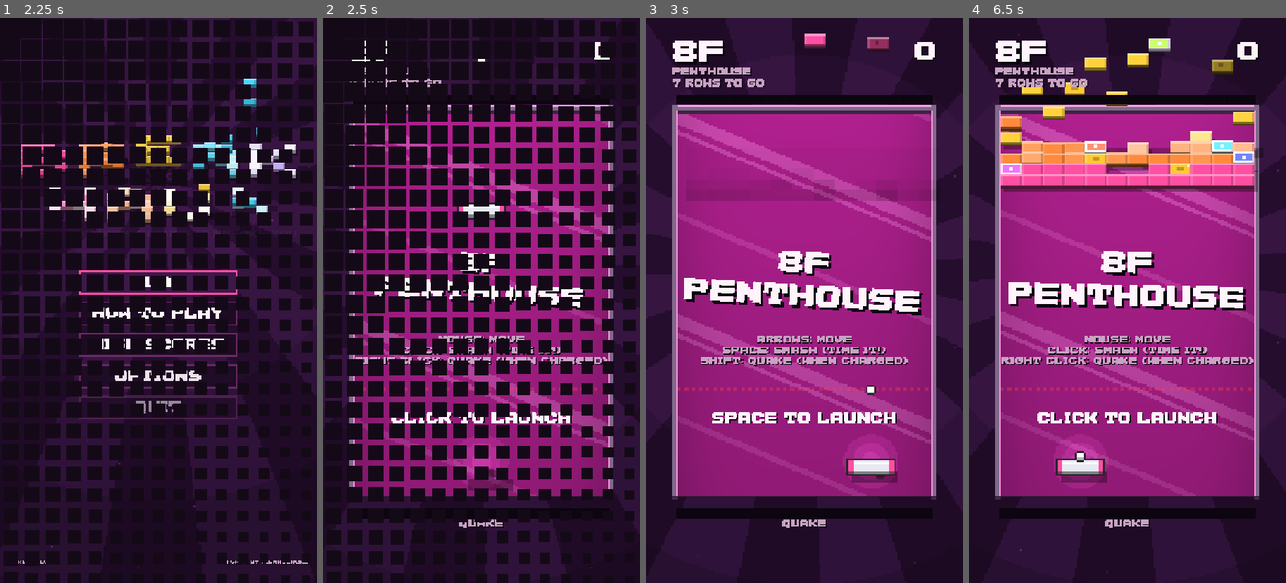
Above: before the commit, frames 1-4 (left to right).
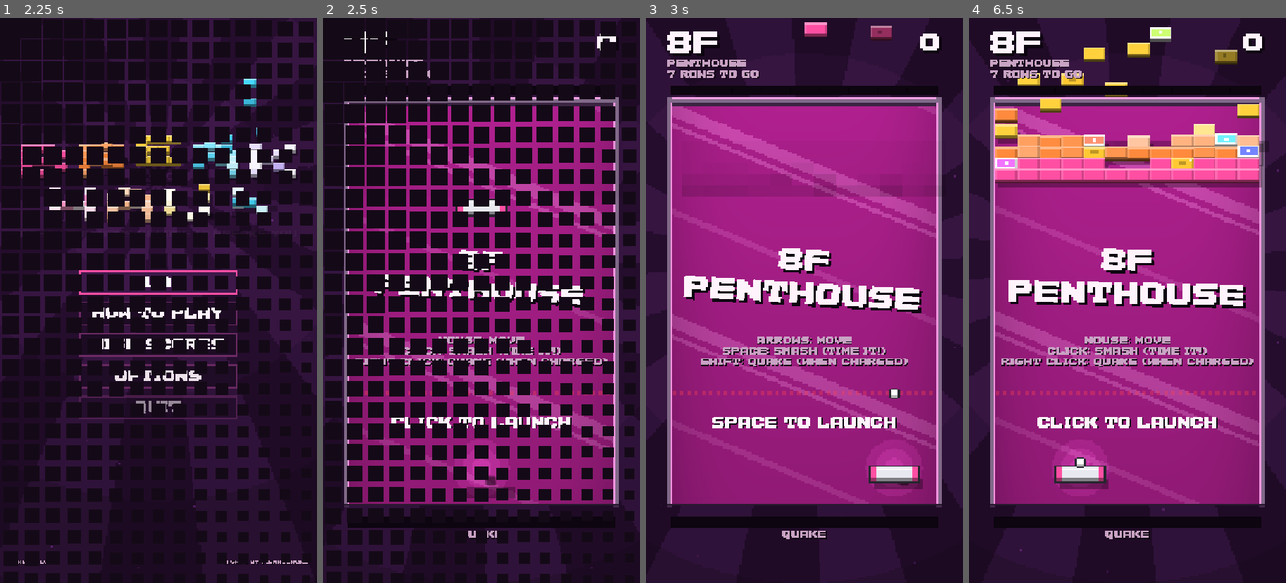
Above: after the commit, the same moments.

Repository: Pigmassacre/Breakhaus
Game: Godot game, scene res://src/main.tscn
Same seed, same stepped clock (60 frames per second), same inputs: the game is played once before the commit and once after it.
Inputs (mouse positions are in pixels of both pictures, inside the frame that each line leads up to):
- Up to frame 1 (2.25 s): tap Enter (ui_accept) at 0.5, 0.77 s; move the mouse to (228, 272) at 0.52 s; hold Right (move_right) 0.53-1.25 s; hold Shift (quake) 0.53-1.25 s; click (228, 272) at 0.67 s; drag from (95, 328) to (142, 413) at 1.27 s; click "PLAY" at 2 s
- Up to frame 2 (2.5 s): no input
- Up to frame 3 (3 s): tap Enter (ui_accept) at 2.75 s; move the mouse to (836, 176) at 2.77 s; hold Right (move_right) from 2.78 s (still down); hold Space (smash) from 2.78 s (still down)
- Up to frame 4 (6.5 s): tap Shift (quake) at 3.05 s; release Right (move_right) at 3.5 s; release Space (smash) at 3.5 s; drag from (1111, 413) to (1032, 215) at 3.52 s; tap Enter (ui_accept) at 4.25, 4.52, 5.75 s; move the mouse to (1222, 385) at 4.27 s; hold Left (move_left) 4.28-5 s; hold Shift (quake) 4.28-5 s; tap E at 4.35 s; tap Escape (pause) at 4.9 s; click "RESTART" at 5 s; drag from (1032, 215) to (1079, 159) at 5.77 s

Frame 1 is identical in both runs. In frame 2, 9.4% of the frame differs, in the area x 6-94%, y 2-93%; in frame 3, 23%; in frame 4, 28%, in the area x 6-94%, y 1-93%.

Commit message:
A wide layout: the board as tall as the screen, the HUD beside it
On a landscape screen the board zooms to fill the height, with the floor
and the haus to its left and the score and pickups to its right. On a
tall one the board grows to the width when there is height to spare.

Co-Authored-By: Claude Opus 5.5 <noreply@anthropic.com>

Diff:
--- a/src/play/hud.gd
+++ b/src/play/hud.gd
@@ -11,8 +11,13 @@
 signal quake_pressed
 
 var board: Board
-## The board's rect on screen, set by the game as the screen changes shape.
+## The board's rect on screen, set by the game as the screen changes shape, and how much it is zoomed.
 var board_rect := Rect2()
+var zoom := 1.0
+## Laid out for a wide screen: the HUD beside the board, not over it.
+var wide := false
+## Where the icons of the pickups running go.
+var _effects_at := Vector2.ZERO
 
 var _floor_label: Label
 var _floor_name: Label
@@ -97,33 +102,57 @@
 	_shown_score = board.score
 
 
-## Puts everything in its place round the board's rect on screen.
-func layout(rect: Rect2) -> void:
+## Puts everything in its place round the board's rect on screen (the board drawn `zoom` times its size).
+## On a wide screen the floor and the haus go to the left of the board and the score to its right;
+## on a tall one they go over it.
+func layout(rect: Rect2, zoom: float) -> void:
 	board_rect = rect
-	var top := rect.position.y - Balance.WALL - Balance.BLOCK_DEPTH
-	var x0 := rect.position.x - Balance.WALL
-	var x1 := rect.end.x + Balance.WALL
+	self.zoom = zoom
+	var view := get_viewport().get_visible_rect().size
+	var top := rect.position.y - (Balance.WALL + Balance.BLOCK_DEPTH) * zoom
+	var x0 := rect.position.x - Balance.WALL * zoom
+	var x1 := rect.end.x + Balance.WALL * zoom
 	var width := x1 - x0
-	_place(_floor_label, Rect2(x0, top - 150, width * 0.4, 60))
-	_place(_floor_name, Rect2(x0, top - 88, width * 0.6, 24))
-	_place(_rows_label, Rect2(x0, top - 62, width * 0.6, 24))
-	_place(_score_label, Rect2(x0 + width * 0.35, top - 146, width * 0.65, 50))
-	_place(_best_label, Rect2(x0 + width * 0.4, top - 88, width * 0.6, 24))
-	_place(_combo_label, Rect2(rect.get_center().x - 120, rect.position.y + 30, 240, 40))
-	_place(_combo_mult, Rect2(rect.get_center().x - 120, rect.position.y + 72, 240, 24))
-	_place(_message, Rect2(rect.position.x - 60, rect.position.y + rect.size.y * 0.36, rect.size.x + 120, 70))
-	_place(_prompt, Rect2(rect.position.x - 60, rect.position.y + Balance.PADDLE_Y - 130, rect.size.x + 120, 40))
-	_place(_help, Rect2(rect.position.x - 60, rect.position.y + Balance.PADDLE_Y - 330, rect.size.x + 120, 130))
-	_place(_quake_label, Rect2(x0, rect.end.y + 52, width, 24))
-	var bottom := rect.end.y + Balance.BLOCK_DEPTH + 16
-	_place(_pause_button, Rect2(x1 - 84, top - 210 if top > 260 else 12, 84, 64))
-	_place(_quake_button, Rect2(x1 - 210, bottom + 74, 210, 72))
-	var view := get_viewport().get_visible_rect().size
+	wide = view.x > view.y * 1.05
+	var align_left := HORIZONTAL_ALIGNMENT_LEFT
+	var align_right := HORIZONTAL_ALIGNMENT_RIGHT
+	if wide:
+		var column := minf(x0 - 60.0, 520.0)
+		_place(_floor_label, Rect2(x0 - 40 - column, top + 10, column, 60))
+		_place(_floor_name, Rect2(x0 - 40 - column, top + 76, column, 24))
+		_place(_rows_label, Rect2(x0 - 40 - column, top + 104, column, 24))
+		_place(_score_label, Rect2(x1 + 40, top + 14, column, 50))
+		_place(_best_label, Rect2(x1 + 40, top + 76, column, 24))
+		_effects_at = Vector2(x1 + 40, top + 120)
+		for l: Label in [_floor_label, _floor_name, _rows_label]:
+			l.horizontal_alignment = align_right
+		for l: Label in [_score_label, _best_label]:
+			l.horizontal_alignment = align_left
+		_tower.visible = column >= Tower.WIDTH + 140.0
+		_place(_tower, Rect2(x0 - 40 - column, top + 150, column, rect.end.y - top - 150))
+	else:
+		_place(_floor_label, Rect2(x0, top - 150, width * 0.4, 60))
+		_place(_floor_name, Rect2(x0, top - 88, width * 0.6, 24))
+		_place(_rows_label, Rect2(x0, top - 62, width * 0.6, 24))
+		_place(_score_label, Rect2(x0 + width * 0.35, top - 146, width * 0.65, 50))
+		_place(_best_label, Rect2(x0 + width * 0.4, top - 88, width * 0.6, 24))
+		_effects_at = Vector2(rect.position.x, top - Balance.PX * 18.0)
+		for l: Label in [_floor_label, _floor_name, _rows_label]:
+			l.horizontal_alignment = align_left
+		for l: Label in [_score_label, _best_label]:
+			l.horizontal_alignment = align_right
+		_tower.visible = false
+	var at := func(board_y: float) -> float: return rect.position.y + board_y * zoom
+	_place(_combo_label, Rect2(rect.get_center().x - 120, at.call(30.0), 240, 40))
+	_place(_combo_mult, Rect2(rect.get_center().x - 120, at.call(72.0), 240, 24))
+	_place(_message, Rect2(rect.position.x - 60, at.call(Balance.BOARD_H * 0.36), rect.size.x + 120, 70))
+	_place(_prompt, Rect2(rect.position.x - 60, at.call(Balance.PADDLE_Y - 130), rect.size.x + 120, 40))
+	_place(_help, Rect2(rect.position.x - 60, at.call(Balance.PADDLE_Y - 330), rect.size.x + 120, 130))
+	var quake_y := rect.end.y + (Balance.BLOCK_DEPTH + Balance.PX * 6.0) * zoom
+	_place(_quake_label, Rect2(x0, quake_y + Balance.PX * 6.0 * zoom, width, 24))
+	_place(_pause_button, Rect2(view.x - 100, 16, 84, 64) if wide or top < 260 else Rect2(x1 - 84, top - 210, 84, 64))
+	_place(_quake_button, Rect2(x1 - 210, quake_y + 70, 210, 72))
 	_popups.size = view
-	# The haus beside the board, when there is room for it.
-	var side := rect.position.x - Balance.WALL
-	_tower.visible = side >= Tower.WIDTH + 200.0
-	_place(_tower, Rect2(side * 0.5 - Tower.WIDTH * 0.5 - 30, rect.position.y - 40, Tower.WIDTH + 120, rect.size.y + 80))
 	_bars.queue_redraw()
 
 
@@ -197,7 +226,7 @@
 	var px := Balance.PX
 	var r := board_rect
 	# The wave bar, along the top: fills as the wall gets ready to come down.
-	var bar := Rect2(r.position.x, r.position.y - Balance.WALL - Balance.BLOCK_DEPTH - px * 5.0, r.size.x, px * 3.0)
+	var bar := Rect2(r.position.x, r.position.y - (Balance.WALL + Balance.BLOCK_DEPTH + px * 5.0) * zoom, r.size.x, px * 3.0 * zoom)
 	_bars.draw_rect(bar.grow(px), UI.SHADOW)
 	var fill := clampf(board.wave_timer / board.wave_time, 0.0, 1.0)
 	var c := Color("ff4fa3").lerp(Color("ff2a2a"), fill)
@@ -211,7 +240,7 @@
 	for i in range(1, seconds):
 		_bars.draw_rect(Rect2(bar.position.x + bar.size.x * i / board.wave_time, bar.position.y, px * 0.5, bar.size.y), Color(0, 0, 0, 0.4))
 	# The quake meter, under the board.
-	var q := Rect2(r.position.x, r.end.y + Balance.BLOCK_DEPTH + px * 6.0, r.size.x, px * 4.0)
+	var q := Rect2(r.position.x, r.end.y + (Balance.BLOCK_DEPTH + px * 6.0) * zoom, r.size.x, px * 4.0 * zoom)
 	_bars.draw_rect(q.grow(px), UI.SHADOW)
 	var charge := board.quake / Balance.QUAKE_CHARGE
 	var qc := Color("ffb03b")
@@ -219,8 +248,8 @@
 		qc = qc.lerp(Color.WHITE, 0.5 + 0.5 * sin(board.clock * 10.0))
 	_bars.draw_rect(Rect2(q.position, Vector2(q.size.x * charge, q.size.y)), qc)
 	# The pickups running: their icons along the top of the board, each with a bar for the time left.
-	var x := r.position.x
-	var y := r.position.y - Balance.WALL - Balance.BLOCK_DEPTH - px * 18.0
+	var x := _effects_at.x
+	var y := _effects_at.y
 	for kind: Pickups.Kind in board.effects:
 		var left: float = board.effects[kind]
 		var full := _duration(kind)
@@ -230,12 +259,9 @@
 		_bars.draw_rect(Rect2(x + px, y + px * 11.0, px * 8.0, px), UI.SHADOW)
 		_bars.draw_rect(Rect2(x + px, y + px * 11.0, px * 8.0 * clampf(left / full, 0.0, 1.0), px), Pickups.info(kind)["color"])
 		x += px * 11.0
-	if not board.effects.is_empty():
-		_rows_label.visible = false
-		_floor_name.visible = false
-	else:
-		_rows_label.visible = true
-		_floor_name.visible = true
+	# Over the board, the icons take the place of the floor's name and rows.
+	_rows_label.visible = wide or board.effects.is_empty()
+	_floor_name.visible = wide or board.effects.is_empty()
 
 
 static func _duration(kind: Pickups.Kind) -> float:
@@ -262,7 +288,7 @@
 # --- popups and messages ------------------------------------------------------------------------
 
 func _on_scored(points: int, at: Vector2) -> void:
-	var start := board_rect.position + at - Vector2(0, Balance.BLOCK_DEPTH)
+	var start := board_rect.position + (at - Vector2(0, Balance.BLOCK_DEPTH)) * zoom
 	var big := points >= 200
 	var l := UI.label(str(points), 3 if big else 2, UI.GOLD if big else UI.INK)
 	l.size = Vector2(160, 30)
--- a/src/play/play.gd
+++ b/src/play/play.gd
@@ -100,13 +100,26 @@
 
 func _layout() -> void:
 	var view := get_viewport().get_visible_rect().size
-	var above := 200.0
-	var below := 180.0
-	var spare := maxf(view.y - above - below - Balance.BOARD_H, 0.0)
-	var at := Vector2(roundf((view.x - Balance.BOARD_W) * 0.5), roundf(above + spare * 0.5))
+	var frame := Vector2(Balance.BOARD_W + Balance.WALL * 2.0, Balance.BOARD_H + Balance.WALL + Balance.BLOCK_DEPTH)
+	var zoom: float
+	var at: Vector2
+	if view.x > view.y * 1.05:
+		# Wide: the board as tall as the screen allows, the HUD beside it.
+		var above := 50.0
+		var below := 110.0
+		zoom = clampf((view.y - above - below) / frame.y, 0.8, 2.0)
+		at = Vector2(roundf((view.x - Balance.BOARD_W * zoom) * 0.5), roundf(above + (Balance.WALL + Balance.BLOCK_DEPTH) * zoom))
+	else:
+		# Tall: the HUD over the board; the board as big as the width allows, if there is height to spare.
+		var above := 200.0
+		var below := 180.0
+		zoom = clampf(minf((view.x - 24.0) / frame.x, (view.y - above - below) / Balance.BOARD_H), 0.6, 1.4)
+		var spare := maxf(view.y - above - below - Balance.BOARD_H * zoom, 0.0)
+		at = Vector2(roundf((view.x - Balance.BOARD_W * zoom) * 0.5), roundf(above + spare * 0.5))
 	board.position = at
-	backdrop.center = at + Vector2(Balance.BOARD_W * 0.5, Balance.BOARD_H * 0.4)
-	hud.layout(Rect2(at, Vector2(Balance.BOARD_W, Balance.BOARD_H)))
+	board.scale = Vector2(zoom, zoom)
+	backdrop.center = at + Vector2(Balance.BOARD_W * 0.5, Balance.BOARD_H * 0.4) * zoom
+	hud.layout(Rect2(at, Vector2(Balance.BOARD_W, Balance.BOARD_H) * zoom), zoom)
 
 
 # --- controls -----------------------------------------------------------------------------------
@@ -125,7 +138,7 @@
 		board.smash()
 	elif event is InputEventScreenDrag:
 		var gain: float = Balance.TOUCH_GAIN * float(Game.settings["touch_gain"])
-		board.paddle_target = clampf(board.paddle_target + event.relative.x * gain, 0.0, Balance.BOARD_W)
+		board.paddle_target = clampf(board.paddle_target + event.relative.x * gain / board.scale.x, 0.0, Balance.BOARD_W)
 		_mouse_active = false
 	elif event is InputEventMouseButton and event.device != InputEvent.DEVICE_ID_EMULATION and event.pressed:
 		_mouse_active = true
@@ -222,7 +235,7 @@
 ## A shock wave rippling out over the screen from `at` (on the board).
 func shock(at: Vector2, strength: float) -> void:
 	var view := get_viewport().get_visible_rect().size
-	var screen_at := (board.position + world.position + at) / view
+	var screen_at := (board.position + world.position + at * board.scale.x) / view
 	post.set_shader_parameter("shock_center", screen_at)
 	if _shock_tween:
 		_shock_tween.kill()
Not shown, changed: README.md
